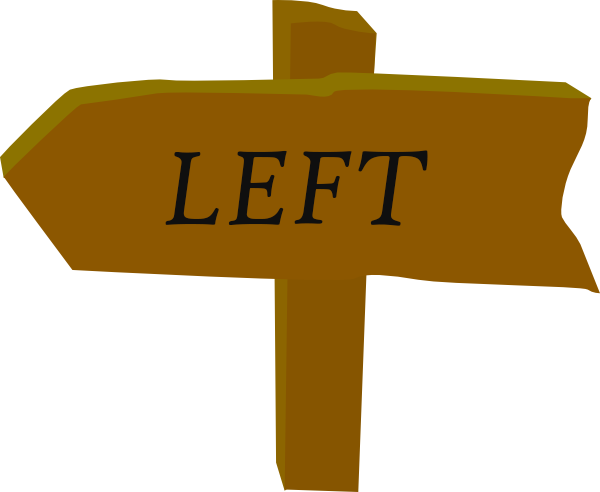
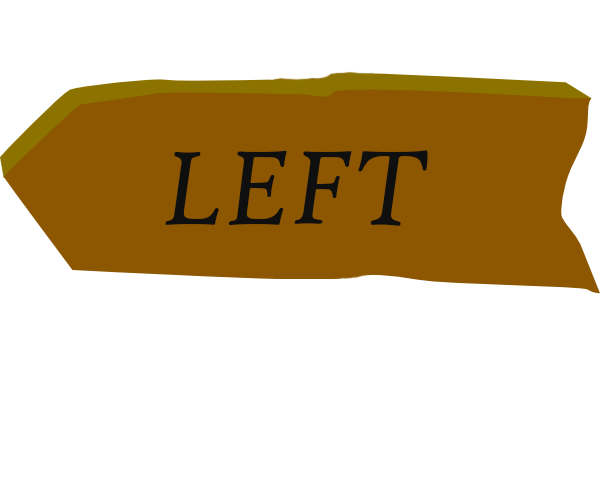
Layers edited between the first and the second 600×492 image:
painted on "Layer 0" over [269, 0, 380, 492]
